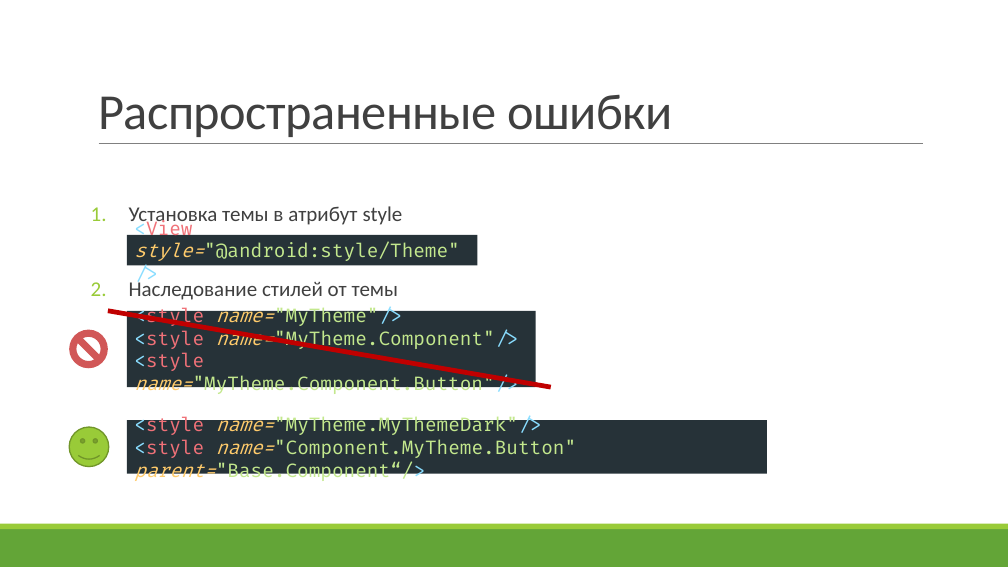
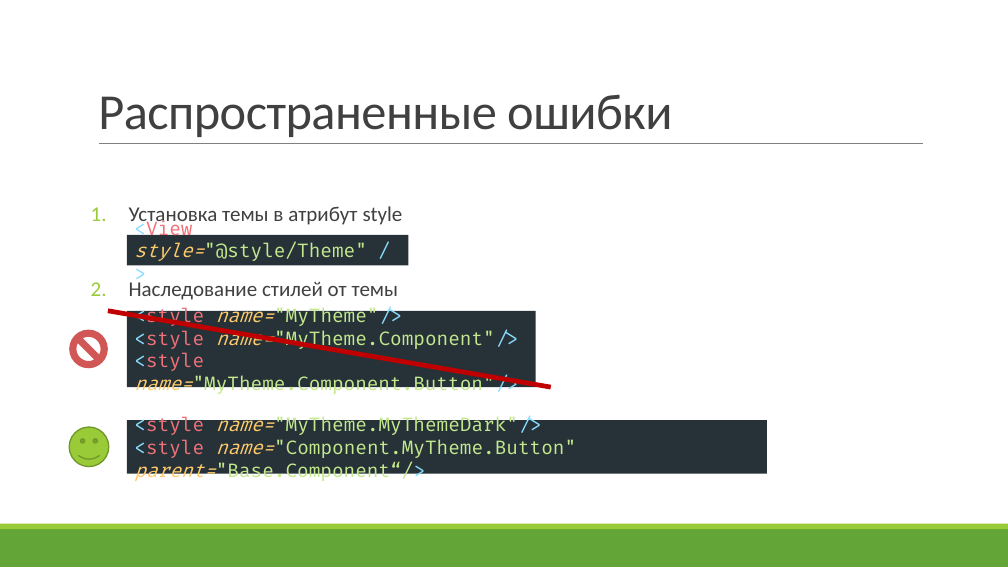
Before and after one commit to ZebanNikolay/android-style-best-practices, a slide deck: slide 24 of Styles and Themes in Android.pptm (slide 23 before the commit). Drawn at 1008x567 pixels with LibreOffice and Linux fonts; fonts in the diff are those of the drawing. Boxes give left, top, right and bottom in pixels: in the first picture for what was removed or moved away, otherwise in the second. Text is boxed around its words. In the diff, an @@ line names an element or a change of style, - is before the commit and + after.

```diff
--- a/Styles and Themes in Android.pptm
+++ b/Styles and Themes in Android.pptm
@@ rectangle "<View style="@style/Theme" />": place and size @@
-rectangle "<View style="@style/Theme" />" at (127,235,478,265)
+rectangle "<View style="@style/Theme" />" at (127,235,408,265)
@@ text in rectangle at (134,220,367,261): text changed @@
-<View style="@android:style/Theme" />
+<View style="@style/Theme" />
```
Also in this commit, not shown: 3 other slides changed, 1 slide added.
